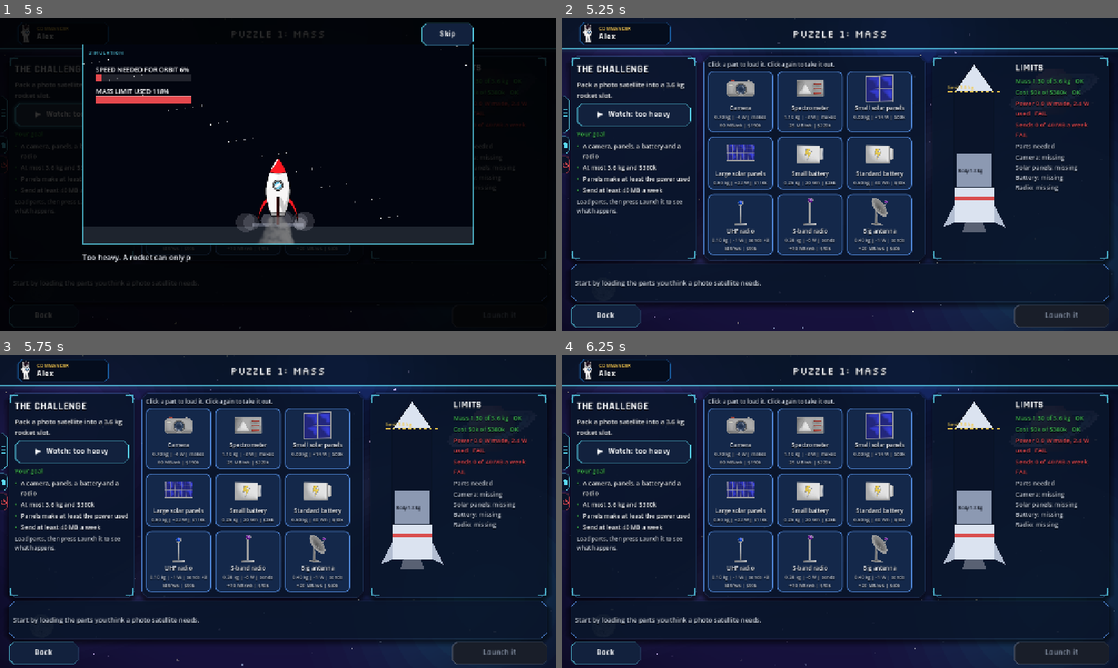
Above: before the commit, frames 1-4 (two rows, left to right).
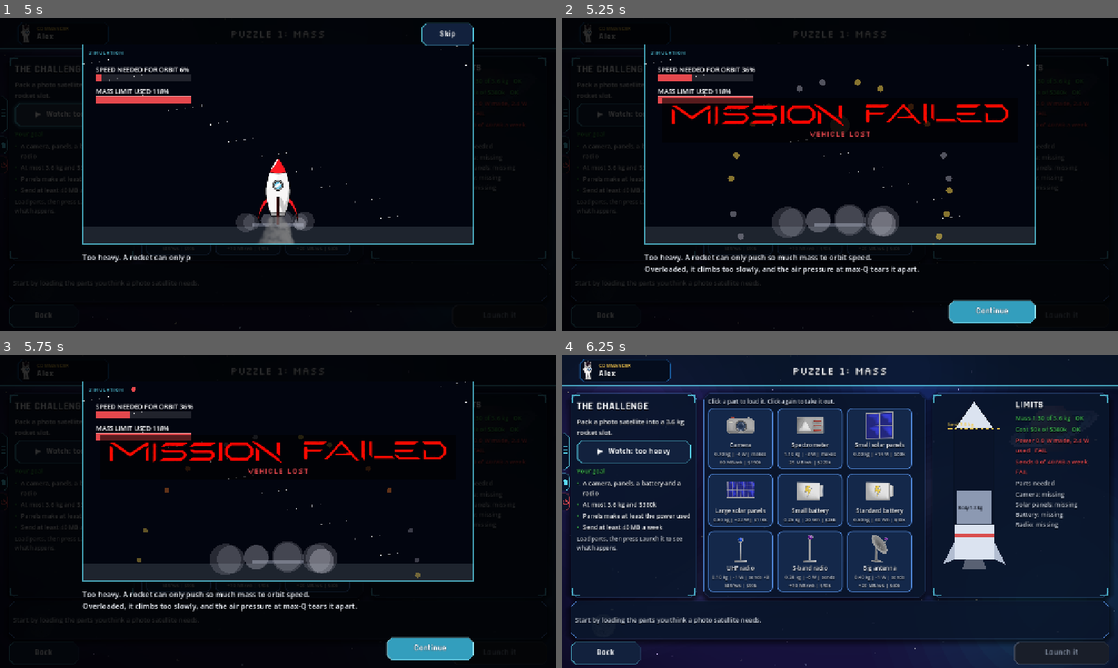
Above: after the commit, the same moments.

Repository: a77chand/apogeic
Game: Godot game, scene res://scenes/main.tscn
Two runs of this game, one before a commit and one after it. Both use one fixed random seed, a clock stepped at 60 frames per second and the inputs below.
Inputs (mouse positions are in pixels of both pictures, inside the frame that each line leads up to):
- Up to frame 1 (5 s): click "PLAY >" at 0.5 s; click (366, 93) at 1.27 s; type "Alex" at 1.35 s; click "Done" at 2 s; click "Play" at 2.75 s; click "Skip tips" at 3.5 s; click "▶ Watch: too heavy" at 4.25 s
- Up to frame 2 (5.25 s): click "Skip" at 5 s
- Up to frame 3 (5.75 s): no input
- Up to frame 4 (6.25 s): click (990, 649) at 5.75 s, where only the run after the commit has a clickable "Continue"

Frame 1 is identical in both runs. In frame 2, 95% of the frame differs, in the area x 0-100%, y 0-100%; in frame 3, 95%; in frame 4, nothing differs.

Commit message:
fdagd

Diff:
--- a/scripts/ui/film.gd
+++ b/scripts/ui/film.gd
@@ -27,6 +27,11 @@
 var _full_text: String = ""
 var _continue: Button = null
 var _done: bool = false
+var _skip: Button = null
+## Every film ends on the team's MISSION COMPLETED / MISSION FAILED drawing (shown between
+## about 3.8 s and 5 s, depending on the scene). Continue appears once it is up, and Skip jumps
+## to this moment instead of closing, so the result is always seen.
+const RESULT_AT: float = 5.4
 var _c: Control = null   # the stage: the scene is drawn here, clipped to its frame
 
 ## The team's drawings. Each one falls back to the code drawing if its file is missing.
@@ -72,9 +77,9 @@
 	_caption.visible_characters = 0
 	_caption.text = _full_text
 	add_child(_caption)
-	var skip: Button = UI.button("Skip", _finish, 120.0, false)
-	skip.position = Vector2(BOX.end.x - 120.0, BOX.position.y - 48.0)
-	add_child(skip)
+	_skip = UI.button("Skip", _on_skip, 120.0, false)
+	_skip.position = Vector2(BOX.end.x - 120.0, BOX.position.y - 48.0)
+	add_child(_skip)
 	_continue = UI.button("Continue", _finish, 200.0, true)
 	_continue.position = Vector2(BOX.end.x - 200.0, 650.0)
 	_continue.visible = false
@@ -121,10 +126,20 @@
 func _process(delta: float) -> void:
 	_t += delta
 	_caption.visible_characters = int(_t * CHARS_PER_SECOND)
-	if _t >= DURATION * 0.6 and not _continue.visible:
+	if _t >= RESULT_AT and not _continue.visible:
 		_continue.visible = true
+		_skip.visible = false
 	queue_redraw()
 	_c.queue_redraw()
+
+
+## Skip: jump straight to the ending (the result banner), then Continue closes the film.
+func _on_skip() -> void:
+	if _t < RESULT_AT:
+		_t = RESULT_AT
+		_caption.visible_characters = -1
+		return
+	_finish()
 
 
 func _finish() -> void:
@@ -306,21 +321,21 @@
 	_c.draw_rect(Rect2(r.position.x, r.position.y, r.size.x * 0.45, r.size.y), Color(0, 0, 0, 0.35))
 	_c.draw_string(ThemeDB.fallback_font, r.position + Vector2(30, r.size.y - 60), "EARTH'S SHADOW", HORIZONTAL_ALIGNMENT_LEFT, -1, 14, Color(1, 1, 1, 0.6))
 	# the satellite moves right to left, into the shadow
-	var u: float = clampf(_t / 5.5, 0.0, 1.0)
+	var u: float = clampf(_t / 4.4, 0.0, 1.0)   # in the shadow and flat by about 4.3 s
 	var a: float = lerpf(-0.35, -2.75, u)
 	var pos: Vector2 = earth + Vector2(cos(a), sin(a)) * (er + 60.0)
 	var in_dark: bool = pos.x < r.position.x + r.size.x * 0.45
 	var battery: float = 100.0
 	if in_dark:
-		var dark_u: float = clampf((r.position.x + r.size.x * 0.45 - pos.x) / (r.size.x * 0.35), 0.0, 1.0)
+		var dark_u: float = clampf((r.position.x + r.size.x * 0.45 - pos.x) / (r.size.x * 0.24), 0.0, 1.0)
 		battery = lerpf(100.0, 0.0 if not ok else 45.0, dark_u)
 	var dead: bool = not ok and battery <= 1.0
 	var spin: float = 0.0
 	if dead:
-		spin = (_t - 4.5) * 2.0
+		spin = maxf(0.0, _t - 4.3) * 2.0
 	_satellite(pos, a + PI * 0.5 + spin, not dead)
-	_gauge(r.position + Vector2(r.size.x - 260, 150), "BATTERY", battery, 15.0)
-	if dead:
+	_gauge(r.position + Vector2(r.size.x - 260, 270), "BATTERY", battery, 15.0)
+	if not ok:
 		_big_text("SIGNAL LOST", UI.C_RED, 4.6)
 	elif ok and _t > 5.0:
 		_big_text("SURVIVED THE NIGHT", UI.C_GREEN, 5.0)
@@ -344,14 +359,14 @@
 		var k: float = fmod(_t * 0.8 - float(i) * 0.33, 1.0)
 		if k > 0.0:
 			_c.draw_rect(Rect2(sat.lerp(station + Vector2(0, -24), k) - Vector2(5, 5), Vector2(10, 10)), UI.C_GREEN)
-	var stored: float = clampf(float(made - sent) * 5.0, 0.0, 100.0)
+	var stored: float = clampf(float(made - sent) * 8.0, 0.0, 100.0)   # full by about 4.2 s
 	_gauge(r.position + Vector2(40, 260), "STORAGE ON BOARD", stored, -1.0, 90.0)
 	_c.draw_string(ThemeDB.fallback_font, r.position + Vector2(40, 320), "Photos made: %d    sent: %d" % [made, sent], HORIZONTAL_ALIGNMENT_LEFT, -1, 15, Color(1, 1, 1, 0.85))
 	if stored >= 100.0:
 		for i in range(8):
 			var p: Vector2 = sat + Vector2(-30 + i * 9, 30 + fmod(_t * 60.0 + i * 20.0, 120.0))
 			_c.draw_rect(Rect2(p, Vector2(8, 8)), Color(UI.C_RED, 0.8))
-		_big_text("PHOTOS LOST", UI.C_RED, 4.0)
+	_big_text("PHOTOS LOST", UI.C_RED, 4.4)
 
 
 func _budget() -> void:
@@ -361,10 +376,11 @@
 	_gauge(r.position + Vector2(40, 90), "MONEY LEFT", money, 15.0)
 	if _t > 4.0:
 		var k: float = clampf((_t - 4.0) * 4.0, 0.0, 1.0)
-		_c.draw_set_transform(r.get_center() + Vector2(0, 30), -0.25, Vector2.ONE * lerpf(2.0, 1.0, k))
+		_c.draw_set_transform(r.get_center() + Vector2(0, 120), -0.18, Vector2.ONE * lerpf(1.6, 0.8, k))
 		_c.draw_rect(Rect2(-190, -40, 380, 80), Color(UI.C_RED, 0.9 * k), false, 6.0)
 		_c.draw_string(UI.display_font(), Vector2(-170, 18), "CANCELLED", HORIZONTAL_ALIGNMENT_LEFT, -1, 50, Color(UI.C_RED, k))
 		_c.draw_set_transform(Vector2.ZERO)
+	_big_text("THE MONEY RAN OUT", UI.C_RED, 4.2)
 
 
 func _late() -> void:
